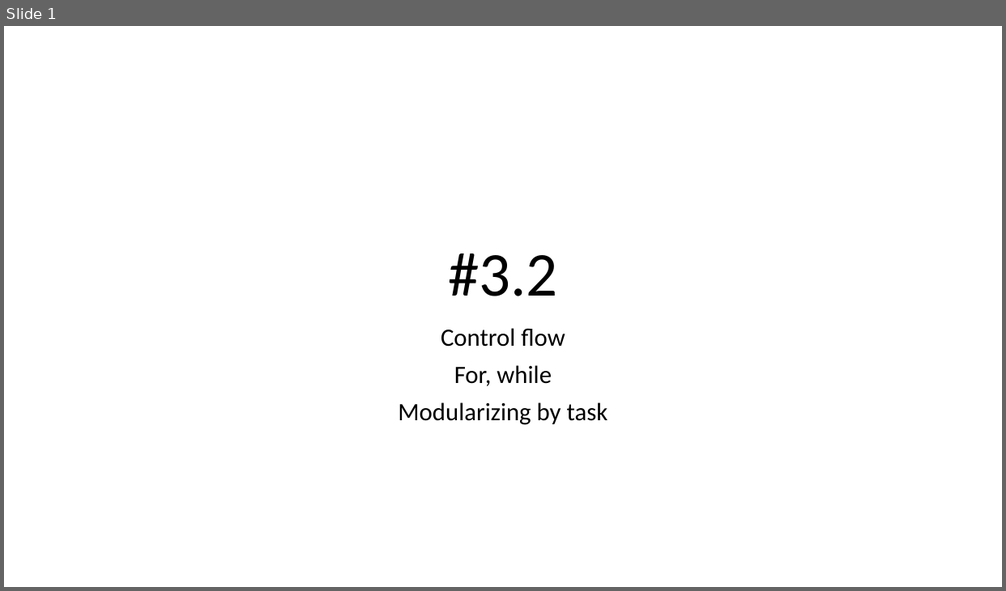
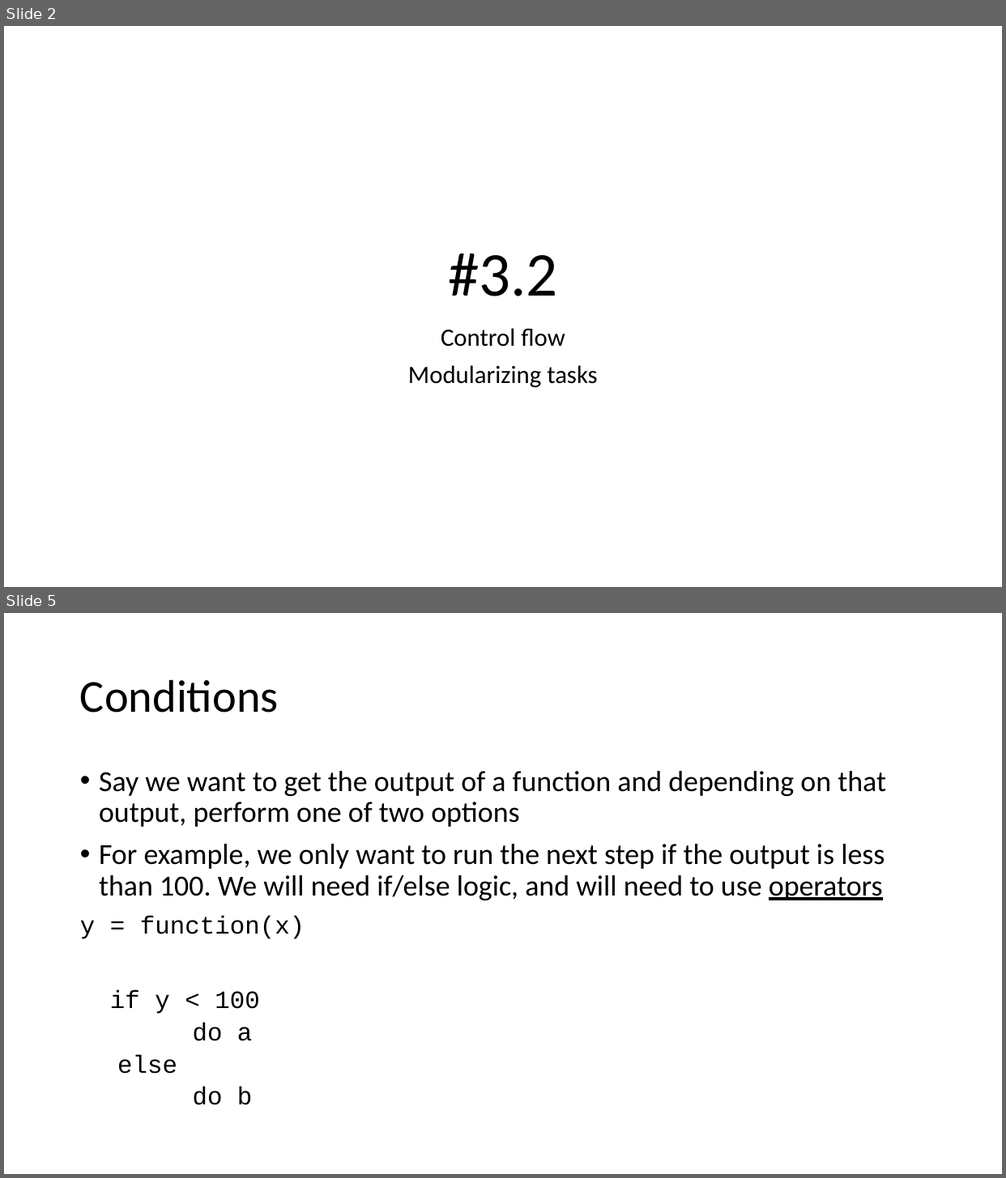
Before and after one commit to j-berg/bioinformatics-bootcamp, a slide deck: class_3_2/class_3_2.pptx. Shown one above the other, each under a label of ours: slide 1 before the commit, slides 2 and 5 after it; the slides between them are not shown. The pictures are 1006x591 and 1006x1178 pixels, drawn with LibreOffice and Linux fonts; fonts in the diff are those of the drawing. Boxes give left, top, right and bottom in pixels: in the first picture for what was removed or moved away, otherwise in the second. Text is boxed around its words. In the diff, an @@ line names an element or a change of style, - is before the commit and + after.

```diff
--- a/class_3_2/class_3_2.pptx
+++ b/class_3_2/class_3_2.pptx
@@ slide 5 added at (x1=4, y1=613, x2=1002, y2=1174), background #FFFFFF @@
@@ title added at (x1=80, y1=679, x2=279, y2=713), 44 pt, text #000000 @@
+Conditions
@@ text added at (x1=80, y1=771, x2=886, y2=1105), 28 pt, text #000000 @@
+• Say we want to get the output of a function and depending on that output, perform one of two options
+• For example, we only want to run the next step if the output is less than 100. We will need if/else logic, and will need to use operators
+y = function(x)
+if y < 100
+  do a
+  else
+  do b
@@ what was slide 1 is now slide 2 @@
@@ slide 2 changed as well @@
@@ subtitle at (x1=408, y1=365, x2=598, y2=388): text changed @@
-For, while
-Modularizing by task
+Modularizing tasks
```
Also in this commit, not shown: 14 other slides added, 5 other files.
